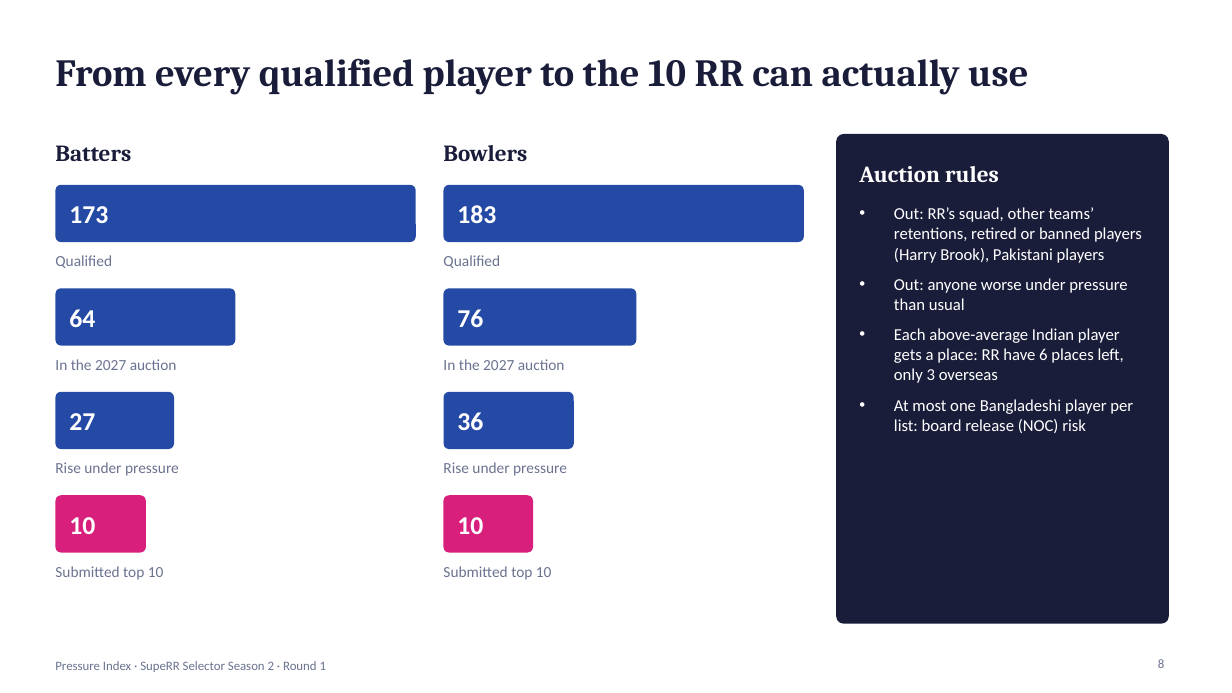
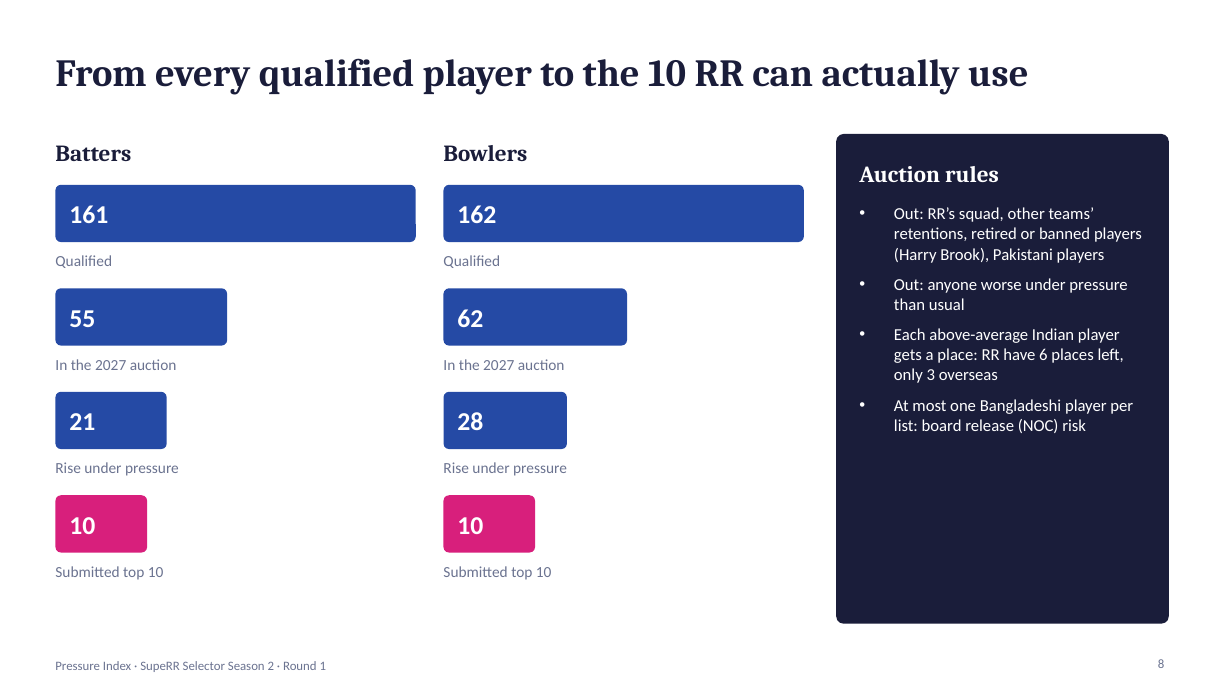
Before and after one commit to AnshBhavsar1654/Pressure-Index, a slide deck: slide 8 of Pressure_Index_RR_2027.pptx. Drawn at 1232x693 pixels with LibreOffice and Linux fonts; fonts in the diff are those of the drawing. Boxes give left, top, right and bottom in pixels: in the first picture for what was removed or moved away, otherwise in the second. Text is boxed around its words. In the diff, an @@ line names an element or a change of style, - is before the commit and + after.

```diff
--- a/Pressure_Index_RR_2027.pptx
+++ b/Pressure_Index_RR_2027.pptx
@@ text at (x1=69, y1=205, x2=108, y2=223): text changed @@
-173
+161
@@ text at (x1=457, y1=205, x2=496, y2=223): text changed @@
-183
+162
@@ rounded rectangle resized from (x1=55, y1=288, x2=236, y2=346) to (x1=55, y1=288, x2=227, y2=346) @@
@@ rounded rectangle resized from (x1=444, y1=288, x2=637, y2=346) to (x1=444, y1=288, x2=628, y2=346) @@
@@ text at (x1=69, y1=310, x2=95, y2=327): text changed @@
-64
+55
@@ text at (x1=457, y1=309, x2=483, y2=327): text changed @@
-76
+62
@@ rounded rectangle resized from (x1=55, y1=392, x2=174, y2=449) to (x1=55, y1=392, x2=166, y2=449) @@
@@ text at (x1=69, y1=413, x2=95, y2=430): text changed @@
-27
+21
@@ rounded rectangle resized from (x1=444, y1=392, x2=574, y2=449) to (x1=444, y1=392, x2=567, y2=449) @@
@@ text at (x1=457, y1=412, x2=483, y2=430): text changed @@
-36
+28
```
Also in this commit, not shown: 9 other slides changed, 11 other files.
